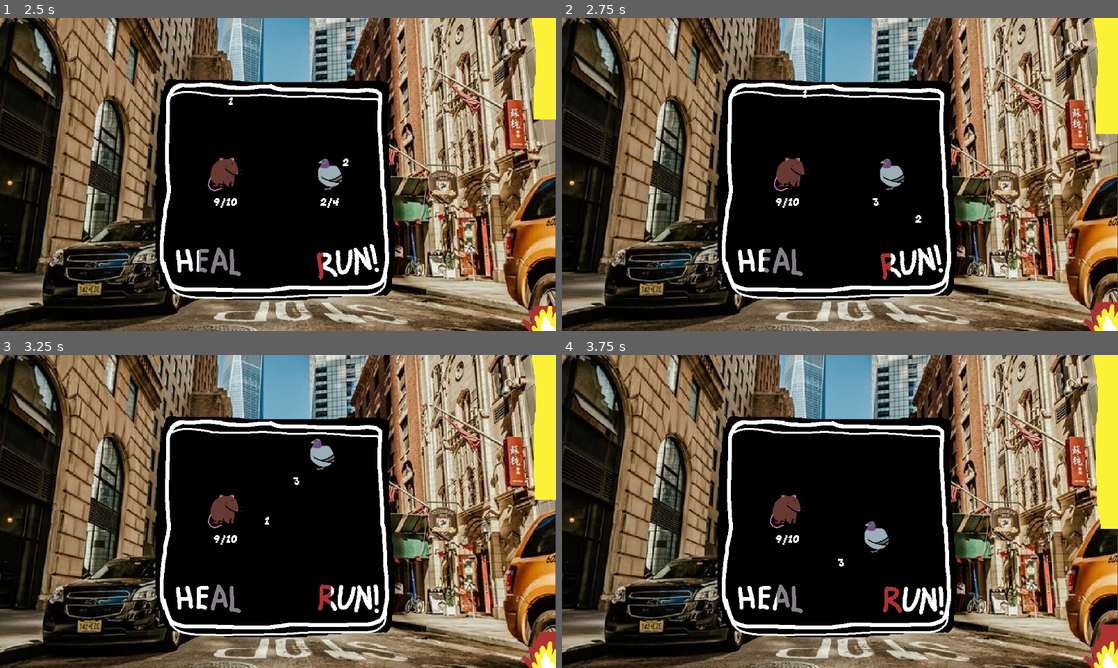
Above: before the commit, frames 1-4 (two rows, left to right).
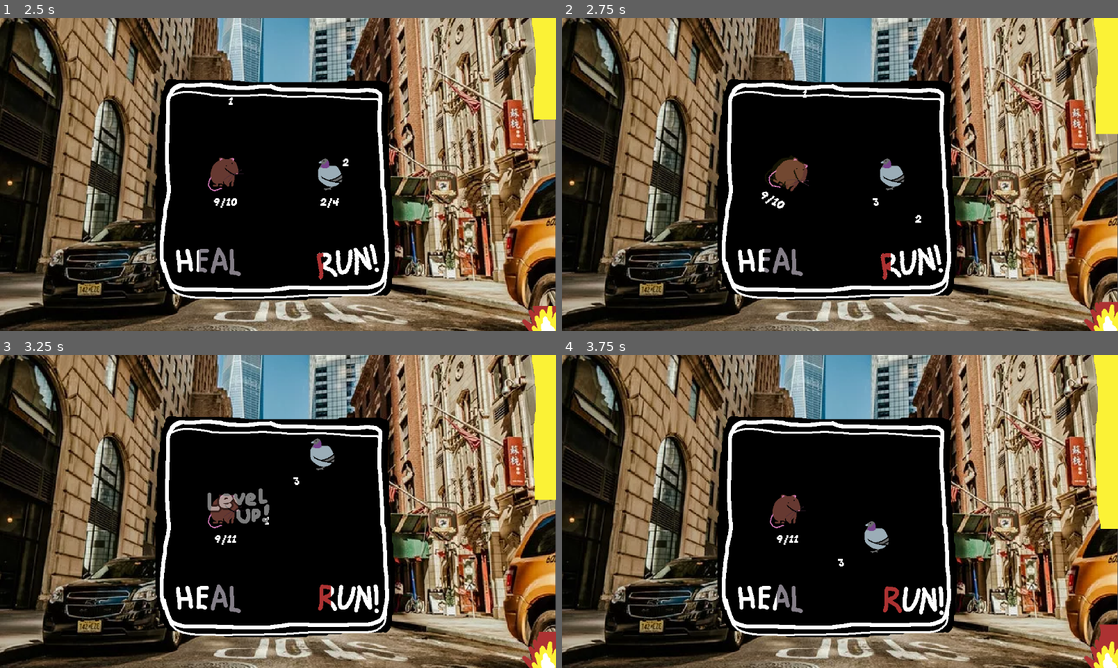
Above: after the commit, the same moments.

Repository: Stumpbeard/critters-doing-combat
Game: Godot game, scene res://game_shell.tscn
Same seed, same stepped clock (60 frames per second), same inputs: the game is played once before the commit and once after it.
Inputs (mouse positions are in pixels of both pictures, inside the frame that each line leads up to):
- Up to frame 1 (2.5 s): tap Enter at 0.5 s; move the mouse to (400, 158) at 0.52 s; click (400, 158) at 0.67 s; move the mouse to (211, 262) at 1.27 s; click (211, 262) at 1.42 s; move the mouse to (344, 262) at 2.02 s; click (344, 262) at 2.17 s
- Up to frame 2 (2.75 s): no input
- Up to frame 3 (3.25 s): move the mouse to (250, 574) at 2.77 s; click (250, 574) at 2.92 s
- Up to frame 4 (3.75 s): move the mouse to (1006, 558) at 3.52 s; click (1006, 558) at 3.67 s

Frame 1 is identical in both runs. In frame 2, 0.3% of the frame differs, in the area x 35-45%, y 44-62%; in frame 3, 0.6%, in the area x 37-49%, y 42-61%; in frame 4, less than 0.1%.

Commit message:
Add level ups

Diff:
--- a/battle_box.gd
+++ b/battle_box.gd
@@ -1,8 +1,16 @@
 extends TextureRect
 
 @export var enemy_scene: PackedScene = preload("res://pidge_podge.tscn")
+var level_up_scene = preload("res://level_up_pop_up.tscn")
 
 var enemies_killed = {}
+var level_info = {
+	"level": 1,
+	"to_next_level": 1,
+	"hp": 0,
+	"strength": 0,
+	"speed": 0
+}
 
 var running_away
 
@@ -36,6 +44,7 @@
 		enemies_killed[enemy_name] += 1
 	else:
 		enemies_killed[enemy_name] = 1
+	check_for_level_up()
 
 func get_live_enemies():
 	var enemies = get_tree().get_nodes_in_group("enemies")
@@ -68,7 +77,7 @@
 
 func _on_heal_button_heal_pressed():
 	if !$Ratler.is_dying:
-		$Ratler.current_health = $Ratler.max_health
+		$Ratler.heal_up()
 
 
 func _on_spawn_system_spawn_enemy():
@@ -108,3 +117,48 @@
 
 func set_heat_ratio(ratio):
 	$SpawnSystem.set_heat_ratio(ratio)
+
+
+func set_level_info(new_level_info):
+	level_info = new_level_info
+	for level in range(level_info["hp"]):
+		$Ratler.increase_hp()
+	for level in range(level_info["strength"]):
+		$Ratler.increase_strength()
+	for level in range(level_info["speed"]):
+		$Ratler.increase_speed()
+	$Ratler.heal_up()
+
+func count_killed_enemies():
+	var total = 0
+	for enemy in enemies_killed:
+		total += enemies_killed[enemy]
+	return total
+
+func check_for_level_up():
+	if level_info["to_next_level"] <= 1:
+		level_up()
+	else:
+		level_info["to_next_level"] -=1
+
+func do_level_up_math():
+	level_info["level"] += 1
+	level_info["to_next_level"] = level_info["level"]
+	var type_of_level = level_info["level"] % 3
+	match type_of_level:
+		2:
+			$Ratler.increase_hp()
+			level_info["hp"] += 1
+		0:
+			$Ratler.increase_strength()
+			level_info["strength"] += 1
+		1:
+			$Ratler.increase_speed()
+			level_info["speed"] += 1
+
+func level_up():
+	$Ratler.level_up()
+	var level_up_pop = level_up_scene.instantiate()
+	level_up_pop.position = $Ratler.position
+	add_child(level_up_pop)
+	do_level_up_math()
--- a/battle_box.tscn
+++ b/battle_box.tscn
@@ -20,7 +20,7 @@
 [node name="RunButton" parent="." instance=ExtResource("4_eki85")]
 position = Vector2(720, 504)
 
-[node name="Ratler" parent="." instance=ExtResource("4_wkaae")]
+[node name="Ratler" parent="." groups=["player"] instance=ExtResource("4_wkaae")]
 position = Vector2(468, 324)
 is_hero = true
 
--- a/city_map_selector.tscn
+++ b/city_map_selector.tscn
@@ -5,6 +5,6 @@
 
 [node name="CityMapSelector" instance=ExtResource("1_3as3t")]
 
-[node name="Bubble" parent="." index="0"]
+[node name="Bubble" parent="." index="1"]
 position = Vector2(-128, -6)
 texture = ExtResource("2_hfh3y")
--- a/critter.gd
+++ b/critter.gd
@@ -5,6 +5,7 @@
 signal enemy_died
 
 enum Critters {RATLER, PIDGE_PODGE, PIZZALING, GULLMEYER}
+enum Types {RODENT, TRASH, BIRD, HOLY, DEVIL}
 
 @export var is_villain = false
 @export var is_hero = false
@@ -20,6 +21,7 @@
 var velocity = Vector2()
 var is_dying = false
 var is_attacking = true
+var is_leveling = false
 
 
 func _ready():
@@ -27,6 +29,7 @@
 		flip_h = true
 	$HealthLabel.text = "%s/%s" % [current_health, max_health]
 	$AttackTimer.start(attack_speed)
+	duplicate_tex_but_yellow()
 
 
 func attack():
@@ -52,6 +55,9 @@
 
 func _physics_process(delta):
 	$HealthLabel.text = "%s/%s" % [current_health, max_health]
+	var yellow = get_node("YellowLayer")
+	if yellow:
+		yellow.offset = offset
 	if is_dying:
 		is_attacking = false
 		var movement = Vector2()
@@ -63,7 +69,6 @@
 		position += movement * delta
 		if position.y > 2000:
 			if is_villain:
-				emit_signal("enemy_died", critter_type)
 				queue_free()
 			elif is_hero:
 				gravity = 0
@@ -76,7 +81,48 @@
 	is_dying = true
 	$AttackTimer.stop()
 	$HealthLabel.visible = false
+	if is_villain:
+		emit_signal("enemy_died", critter_type)
 
 
 func _on_attack_timer_timeout():
 	attack()
+
+
+func duplicate_tex_but_yellow():
+	var new_img: Image = texture.get_image()
+	for y in new_img.get_height():
+		for x in new_img.get_width():
+			if new_img.get_pixel(x, y).a == 1.0:
+				new_img.set_pixel(x, y, Color(251.0/255.0, 242.0/255.0, 54.0/255.0, 1.0))
+	var new_tex = Sprite2D.new()
+	new_tex.texture = ImageTexture.create_from_image(new_img)
+	new_tex.name = "YellowLayer"
+	new_tex.modulate.a = 0.0
+	add_child(new_tex)
+
+func level_up():
+	var tween = create_tween()
+	tween.tween_property(self, "scale", Vector2(2, 2), 0.2)
+	tween.tween_property(self, "scale", Vector2(1, 1), 0.2)
+	var rot_tween = create_tween()
+	rot_tween.tween_property(self, "rotation_degrees", 720, 0.4)
+	rot_tween.tween_callback(set_rotation_degrees.bind(0))
+	var yellow_tween = create_tween()
+	yellow_tween.tween_property(get_node("YellowLayer"), "modulate:a", 1.0, 0.2)
+	yellow_tween.tween_property(get_node("YellowLayer"), "modulate:a", 0.0, 0.2)
+
+
+func increase_hp():
+	max_health += 1
+
+func increase_strength():
+	damage_value[1] += 1
+	if damage_value[1] % 6 == 0:
+		damage_value[0] += 1
+
+func increase_speed():
+	attack_speed = max(0.1, attack_speed - 0.1)
+
+func heal_up():
+	current_health = max_health
--- a/game.gd
+++ b/game.gd
@@ -7,6 +7,7 @@
 	$GameOver/GameOverLabel.text = "You killed:"
 	for enemy in $BattleBox.enemies_killed:
 		$GameOver/GameOverLabel.text += "\n\t%s %s" % [$BattleBox.enemies_killed[enemy], enemy]
+	$GameOver/GameOverLabel.text += "\n\nYou were level %s" % [$BattleBox.level_info["level"]]
 	$GameOver.visible = true
 
 
@@ -18,8 +19,14 @@
 func get_enemies_killed():
 	return $BattleBox.enemies_killed
 
+func get_level_info():
+	return $BattleBox.level_info
+
 func set_enemies_killed(kills):
 	$BattleBox.enemies_killed = kills
 
 func set_heat_ratio(ratio):
 	$BattleBox.set_heat_ratio(ratio)
+
+func set_level_info(level_info):
+	$BattleBox.set_level_info(level_info)
--- a/game_shell.gd
+++ b/game_shell.gd
@@ -13,6 +13,14 @@
 	"city": 0.0,
 	"bridge": 0.0,
 	"pizzeria": 0.0
+}
+
+var level_up_info = {
+	"level": 1,
+	"to_next_level": 1,
+	"hp": 0,
+	"strength": 0,
+	"speed": 0
 }
 
 
@@ -45,6 +53,7 @@
 	add_child(subway_map)
 	map_scene = subway_map
 	kills = battle_scene.get_enemies_killed()
+	level_up_info = battle_scene.get_level_info()
 	battle_scene.queue_free()
 
 
@@ -73,3 +82,4 @@
 			battle_scene = level
 			map_scene.queue_free()
 	battle_scene.set_enemies_killed(kills)
+	battle_scene.set_level_info(level_up_info)
--- /dev/null
+++ b/level_up_pop_up.gd
@@ -0,0 +1,16 @@
+extends Sprite2D
+
+
+# Called when the node enters the scene tree for the first time.
+func _ready():
+	intro_animation()
+
+
+func intro_animation():
+	var tween = create_tween()
+	tween.set_parallel(true)
+	tween.tween_property(self, "scale", Vector2(1, 1), 0.4).set_trans(Tween.TRANS_ELASTIC)
+	tween.tween_property(self, "position", position + Vector2(34, -16), 1.0).set_trans(Tween.TRANS_QUAD).set_ease(Tween.EASE_OUT)
+	tween.tween_property(self, "modulate:a", 0.0, 1.0)
+	await get_tree().create_timer(1.0).timeout
+	queue_free()
--- /dev/null
+++ b/level_up_pop_up.tscn
@@ -0,0 +1,10 @@
+[gd_scene load_steps=3 format=3 uid="uid://cq4sa5h3mrq7s"]
+
+[ext_resource type="Texture2D" uid="uid://3egmn4epu3ty" path="res://level-up-popup.png" id="1_s18kf"]
+[ext_resource type="Script" path="res://level_up_pop_up.gd" id="2_kia6c"]
+
+[node name="LevelUpPopUp" type="Sprite2D"]
+z_index = 2
+scale = Vector2(1e-05, 1e-05)
+texture = ExtResource("1_s18kf")
+script = ExtResource("2_kia6c")
--- a/map_selector.gd
+++ b/map_selector.gd
@@ -12,8 +12,9 @@
 
 
 func _on_mouse_area_mouse_entered():
+
 	var tween = create_tween()
-	tween.tween_property($Bubble, "scale", Vector2(1, 1), 0.3).set_trans(Tween.TRANS_ELASTIC).set_ease(Tween.EASE_OUT)
+	tween.tween_property($Bubble, "scale", Vector2(1, 1), 0.2).set_trans(Tween.TRANS_ELASTIC).set_ease(Tween.EASE_OUT)
 
 
 func _on_mouse_area_mouse_exited():
--- a/project.godot
+++ b/project.godot
@@ -13,10 +13,12 @@
 config/name="Critters Doing Combat"
 run/main_scene="res://game_shell.tscn"
 config/features=PackedStringArray("4.1", "GL Compatibility")
-config/icon="res://ratler.png"
+config/icon="res://ratler-big.png"
 
 [display]
 
+window/size/window_width_override=2304
+window/size/window_height_override=1296
 window/stretch/mode="viewport"
 
 [editor]
Binary file added: level-up-popup.png
Not shown, added: level-up-popup.png.import
Binary file added: ratler-big.png
Not shown, added: ratler-big.png.import
